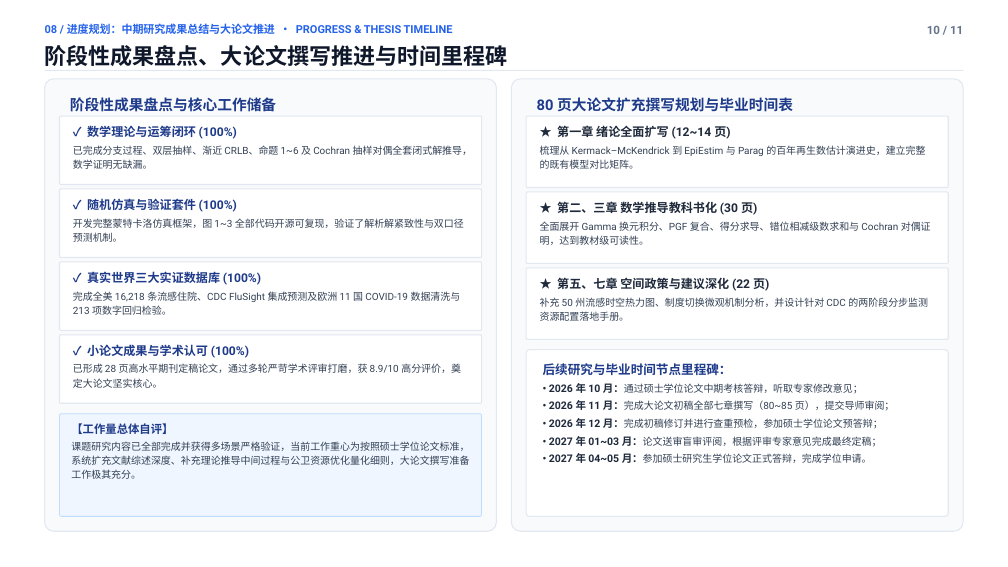
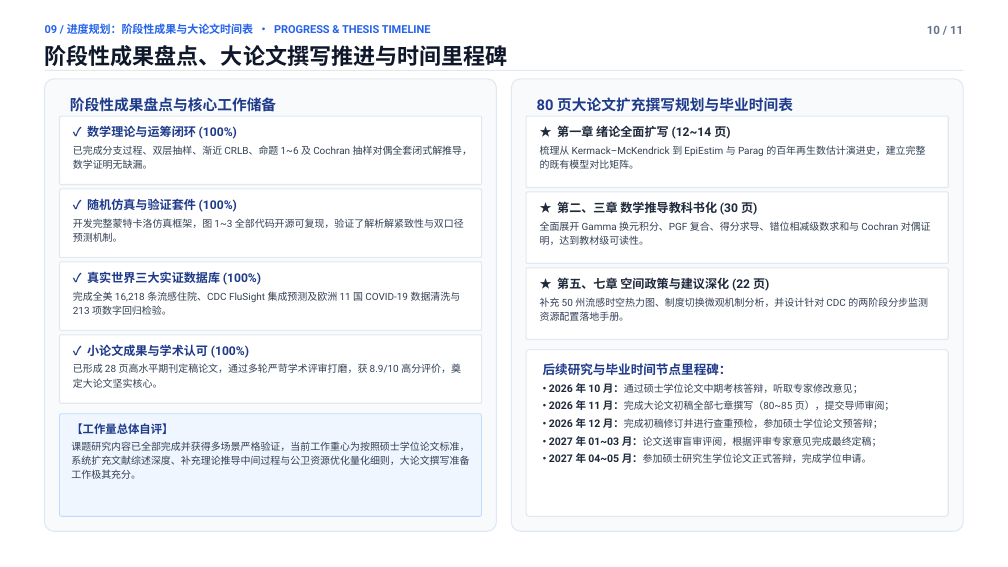
Before and after one commit to wangchi2068/case-count-inference-bottleneck, a slide deck: slide 10 of 学术答辩PPT_简约大气优化版.pptx. Drawn at 1008x567 pixels with LibreOffice and Linux fonts; fonts in the diff are those of the drawing. Boxes give left, top, right and bottom in pixels: in the first picture for what was removed or moved away, otherwise in the second. Text is boxed around its words. In the diff, an @@ line names an element or a change of style, - is before the commit and + after.

```diff
--- a/学术答辩PPT_简约大气优化版.pptx
+++ b/学术答辩PPT_简约大气优化版.pptx
@@ text at <box>45,23,431,34</box>: text changed @@
-08 / 进度规划：中期研究成果总结与大论文推进 • PROGRESS & THESIS TIMELINE
+09 / 进度规划：阶段性成果与大论文时间表 • PROGRESS & THESIS TIMELINE
```
Also in this commit, not shown: 8 other slides changed, 2 other files.
